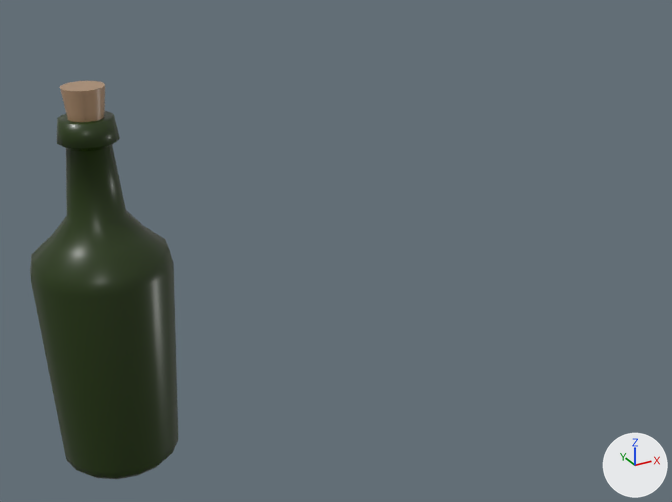
Two versions of the Blender file Assets/Blends/pickup-wine.blend, one commit apart.
Both versions are drawn from a 50 mm camera at (-0.321, -1.345, 0.656) aimed at (0.429, 0.018, -0.026). The axes (+X, +Y, +Z) are drawn at lower right. The lights are the same throughout.

Script lines for the objects in view, before the commit:
```python
me_pickup_wine = bpy.data.meshes.new('pickup-wine')
me_pickup_wine.from_pydata(...)  # 278 vertices, 278 faces; spans x -0.11..0.11, y -0.299..0.333, z -0.11..0.11
me_pickup_wine.polygons.foreach_set('use_smooth', [True] * 278)
# faces by material slot: [210, 68]
me_pickup_wine.materials.append(mat_wine)  # picture img_wine_diffuse
me_pickup_wine.materials.append(mat_heart)  # picture img_ui_sprite_sheet_png
ob_pickup_wine = bpy.data.objects.new('pickup-wine', me_pickup_wine)
ob_pickup_wine.location = (0.0, 0.0, 0.0)
ob_pickup_wine.rotation_euler = (1.571, 0.0, 0.0)  # degrees (90, 0, 0)
_m = ob_pickup_wine.modifiers.new('EdgeSplit', 'EDGE_SPLIT')
_m.use_edge_angle = False
```
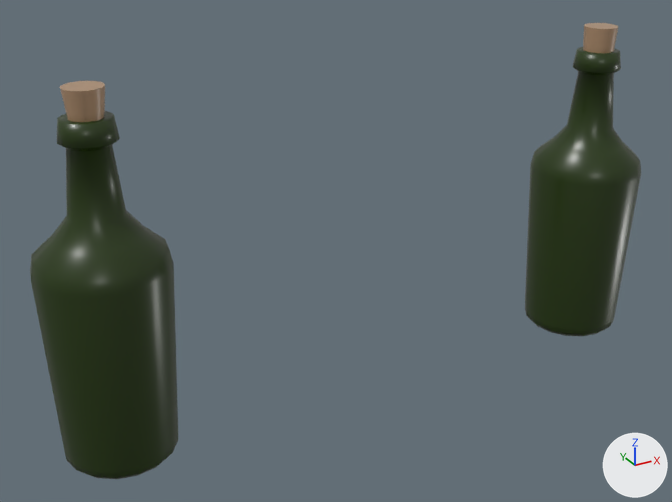
Commit message: working on wine pickup

Edits to the bpy script that builds the scene:
```text
Add me_fx_wine_cork:
    me_fx_wine_cork.from_pydata(...)  # a 16-sided cut cone along y (radius 0.0265 at the low end, 0.0322 at the high end) spanning x -0.0321..0.0321, y -0.0416..0.0416, z -0.0321..0.0321
    me_fx_wine_cork.polygons.foreach_set('use_smooth', [True] * 18)
    me_fx_wine_cork.materials.append(mat_wine)  # picture img_wine_diffuse
Add me_fx_wine_bottle:
    me_fx_wine_bottle.from_pydata(...)  # 208 vertices, 194 faces; spans x -0.11..0.11, y -0.299..0.286, z -0.11..0.11
    me_fx_wine_bottle.polygons.foreach_set('use_smooth', [True] * 194)
    me_fx_wine_bottle.materials.append(mat_wine)  # picture img_wine_diffuse
Add ob_fx_wine_cork:
    ob_fx_wine_cork = bpy.data.objects.new('fx-wine-cork', me_fx_wine_cork)
    ob_fx_wine_cork.location = (1.0, 0.0, 0.291)
    ob_fx_wine_cork.rotation_euler = (1.571, 0.0, 0.0)  # degrees (90, 0, 0)
    _m = ob_fx_wine_cork.modifiers.new('EdgeSplit', 'EDGE_SPLIT')
    _m.use_edge_angle = False
Add ob_fx_wine_bottle:
    ob_fx_wine_bottle = bpy.data.objects.new('fx-wine-bottle', me_fx_wine_bottle)
    ob_fx_wine_bottle.location = (1.0, 0.0, 0.0)
    ob_fx_wine_bottle.rotation_euler = (1.571, 0.0, 0.0)  # degrees (90, 0, 0)
    _m = ob_fx_wine_bottle.modifiers.new('EdgeSplit', 'EDGE_SPLIT')
    _m.use_edge_angle = False
```

Where the change shows, as pixel boxes (x1, y1, x2, y2) in the pictures (672 x 502 px):
'fx-wine-bottle', added (green): after (525, 47, 641, 336)
'fx-wine-cork', added (brown): after (583, 23, 618, 53)
